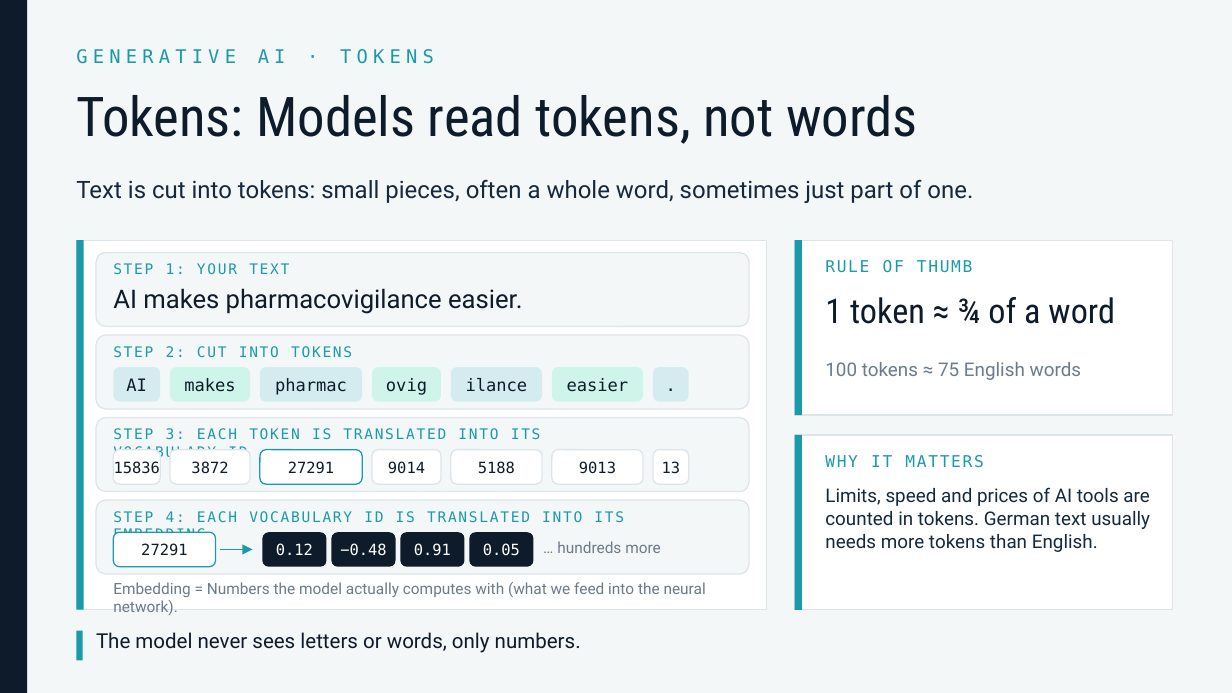
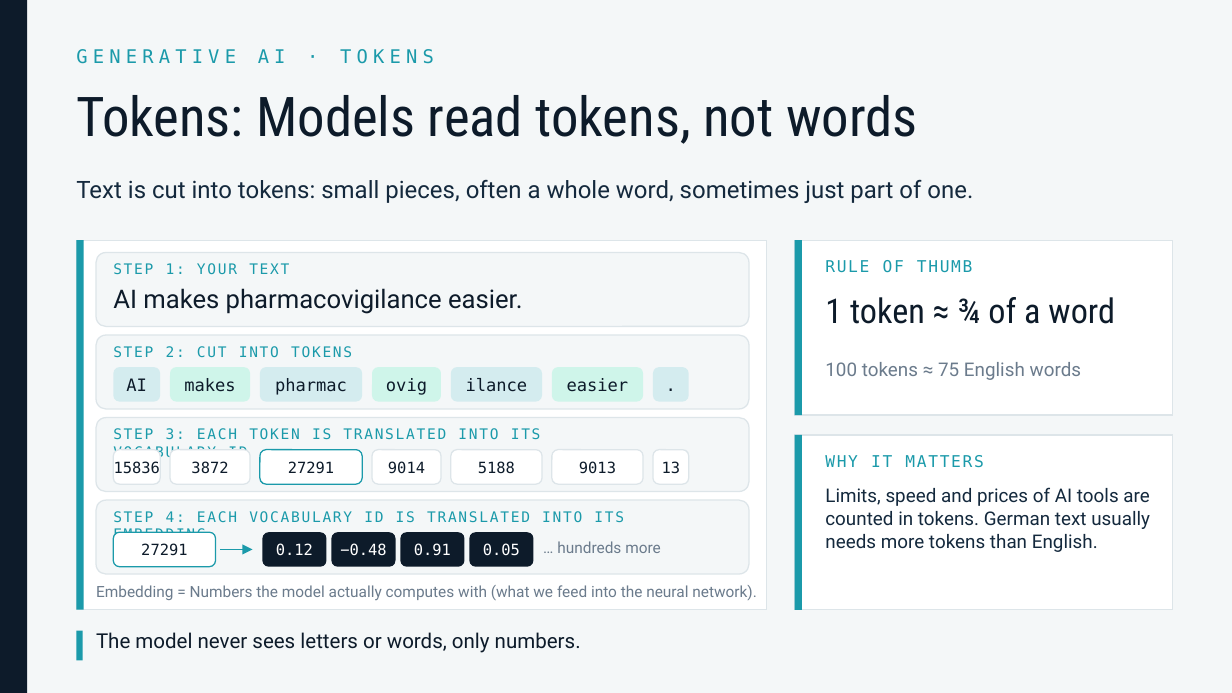
Before and after one commit to lukasroedl/ai-terminology-hell, a slide deck: slide 15 of ai-terminology-hell.pptx. Drawn at 1232x693 pixels with LibreOffice and Linux fonts; fonts in the diff are those of the drawing. Boxes give left, top, right and bottom in pixels: in the first picture for what was removed or moved away, otherwise in the second. Text is boxed around its words. In the diff, an @@ line names an element or a change of style, - is before the commit and + after.

```diff
--- a/ai-terminology-hell.pptx
+++ b/ai-terminology-hell.pptx
@@ text "Embedding = Numbers the model ..." rewrapped from box(113, 582, 706, 615) to box(96, 585, 757, 600) @@
```
Also in this commit, not shown: 5 other slides changed, 8 other files.
